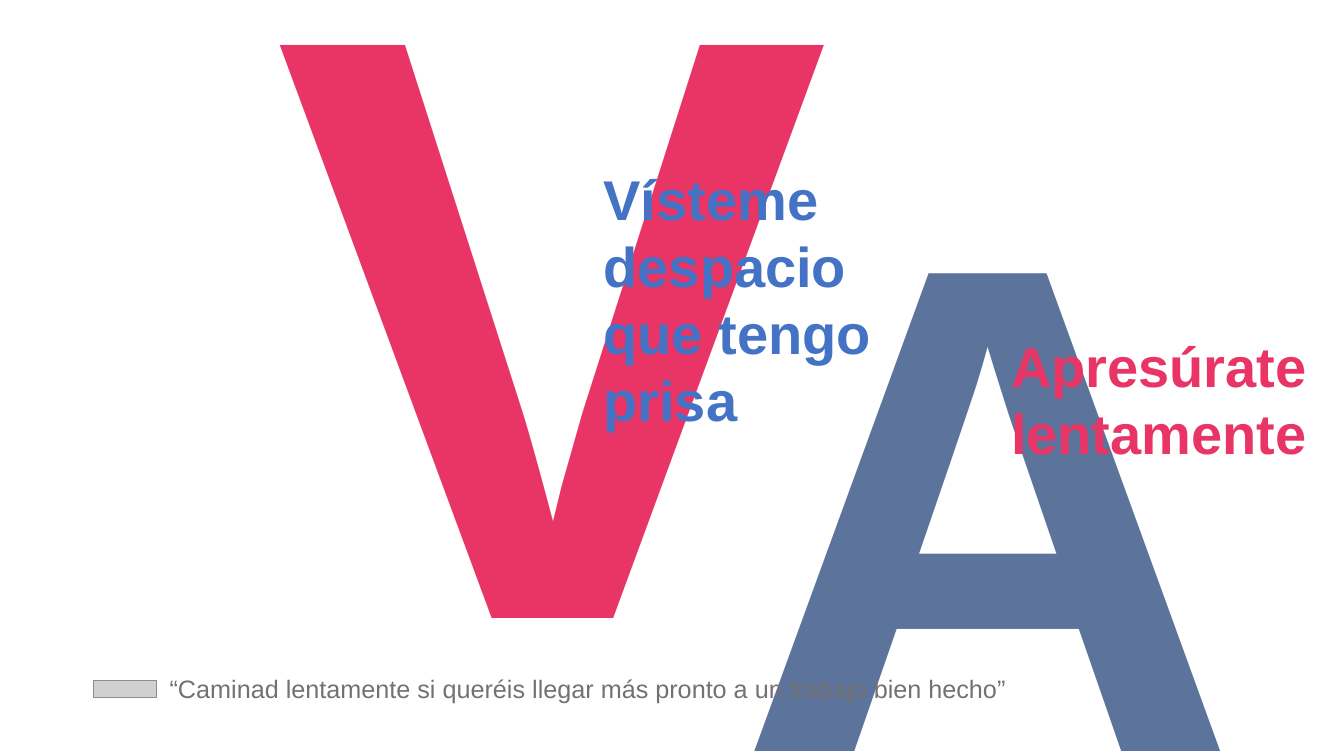
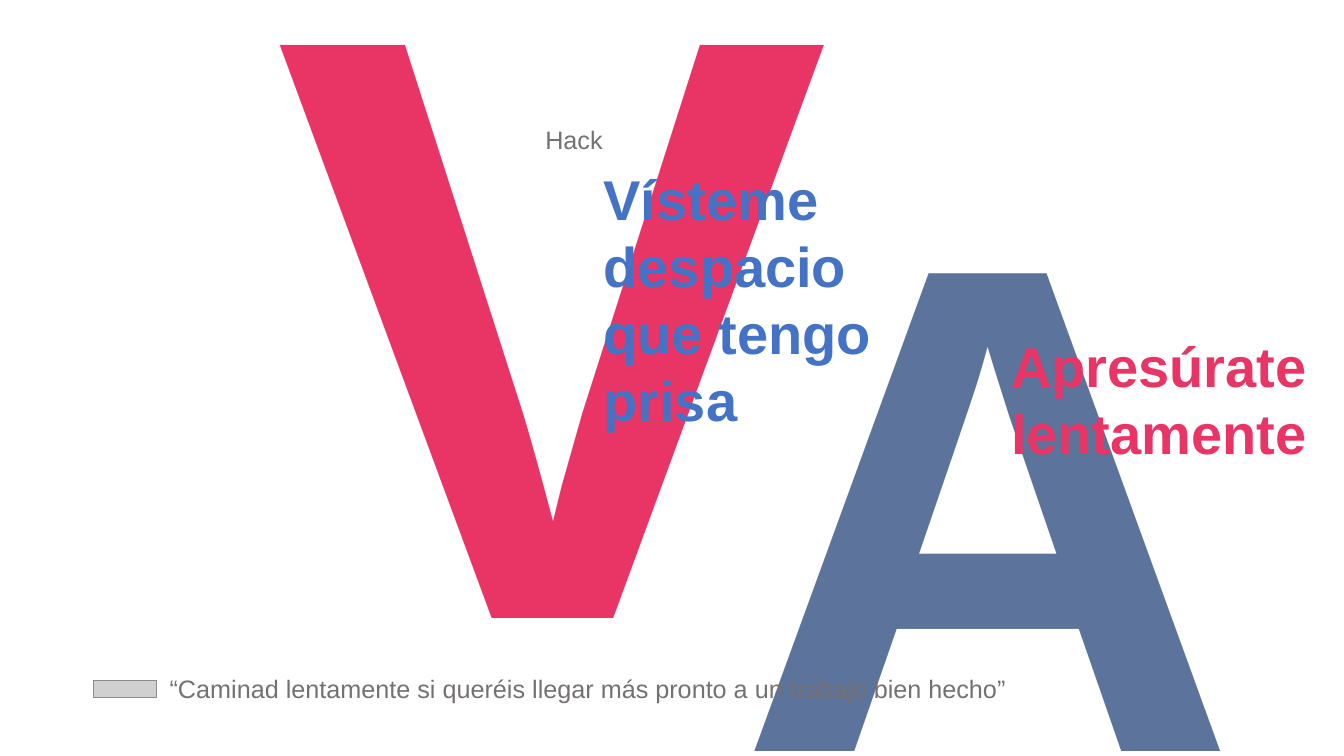
Before and after one commit to xaca/talks, a slide deck: slide 21 of 17 - El síndrome del impostor - Mision TIC/sindrome_impostor_sabelotodo_u_obsoleto_MinTIC2021.pptx (slide 10 before the commit). Drawn at 1344x756 pixels with LibreOffice and Linux fonts; fonts in the diff are those of the drawing; grey boxes stand for pictures; background and template pictures are left out. Boxes give left, top, right and bottom in pixels: in the first picture for what was removed or moved away, otherwise in the second. Text is boxed around its words. In the diff, an @@ line names an element or a change of style, - is before the commit and + after.

```diff
--- a/17 - El síndrome del impostor - Mision TIC/sindrome_impostor_sabelotodo_u_obsoleto_MinTIC2021.pptx
+++ b/17 - El síndrome del impostor - Mision TIC/sindrome_impostor_sabelotodo_u_obsoleto_MinTIC2021.pptx
@@ text added at <box>545,131,602,149</box>, 18 pt, text #767171 @@
+Hack
```
Also in this commit, not shown: 2 other slides changed, 10 slides added, 3 slides removed.
